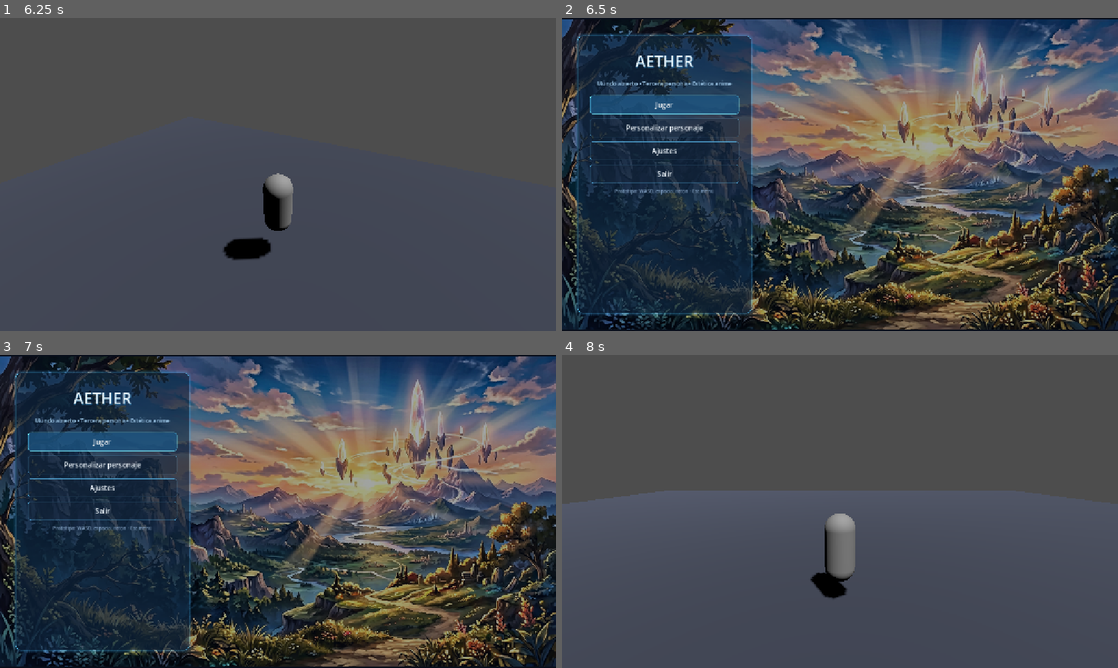
Above: before the commit, frames 1-4 (two rows, left to right).
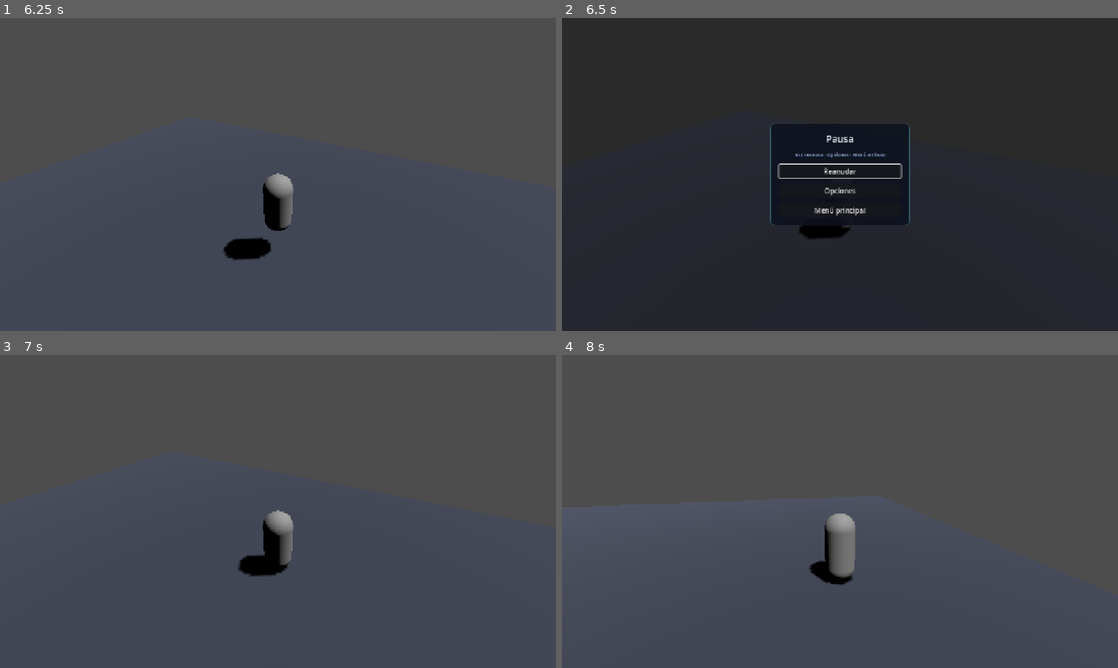
Above: after the commit, the same moments.

Repository: DLOOPUI/Aether
Game: Godot game, scene res://scenes/ui/main_menu.tscn
Same seed, same stepped clock (60 frames per second), same inputs: the game is played once before the commit and once after it.
Inputs (mouse positions are in pixels of both pictures, inside the frame that each line leads up to):
- Up to frame 1 (6.25 s): click "Ajustes" at 0.5 s; click "← Volver al menú" at 1.25 s; click "Jugar" at 2 s; tap Enter at 2.75 s; move the mouse to (305, 174) at 2.77 s; hold W from 2.78 s (still down); tap Space at 3.02, 3.77, 5.27, 6.02 s; move the mouse to (250, 174) at 3.52 s; move the mouse to (289, 168) at 4.27 s; move the mouse to (272, 180) at 5.02 s; move the mouse to (316, 177) at 5.77 s
- Up to frame 2 (6.5 s): keep holding W; tap Escape at 6.4 s
- Up to frame 3 (7 s): release W at 6.5 s; click (278, 508) at 6.5 s, where only the run after the commit has a clickable "Reanudar"
- Up to frame 4 (8 s): click (662, 442) at 7.25 s, where only the run before the commit has a clickable "Jugar"

Frame 1 is identical in both runs. In frame 2, 75% of the frame differs, in the area x 0-100%, y 0-100%; in frame 3, 92%; in frame 4, 2.7%.

Commit message:
feat: Sistema de pausa completo integrado
- pause_overlay.tscn con UI de pausa
- Integración completa en prototype_playground
- Lógica de pausa/despausa con ESC
- Conexión con sistema de ajustes desde pausa

Diff:
--- a/scenes/gameplay/prototype_playground.tscn
+++ b/scenes/gameplay/prototype_playground.tscn
@@ -1,7 +1,8 @@
-[gd_scene format=3 uid="uid://c7proto1play"]
+[gd_scene load_steps=6 format=3 uid="uid://c7proto1play"]
 
 [ext_resource type="PackedScene" uid="uid://261h5l6q5bir" path="res://scenes/gameplay/player.tscn" id="2_678b4"]
 [ext_resource type="Script" uid="uid://cr2v8qpmdanv2" path="res://scripts/gameplay/prototype_playground.gd" id="2_playground"]
+[ext_resource type="PackedScene" path="res://scenes/ui/pause_overlay.tscn" id="3_pause"]
 
 [sub_resource type="StandardMaterial3D" id="StandardMaterial3D_ground"]
 albedo_color = Color(0.22, 0.24, 0.3, 1)
@@ -31,3 +32,5 @@
 
 [node name="Player" parent="." unique_id=962220303 instance=ExtResource("2_678b4")]
 transform = Transform3D(1, 0, 0, 0, 1, 0, 0, 0, 1, 0, 4, 0)
+
+[node name="PauseOverlay" parent="." instance=ExtResource("3_pause")]
--- /dev/null
+++ b/scenes/ui/pause_overlay.tscn
@@ -0,0 +1,78 @@
+[gd_scene load_steps=3 format=3 uid="uid://d1pauseoverlay"]
+
+[ext_resource type="Script" path="res://scripts/ui/pause_overlay.gd" id="1_pause"]
+
+[sub_resource type="StyleBoxFlat" id="StyleBoxFlat_panel"]
+bg_color = Color(0.05, 0.07, 0.12, 0.88)
+border_width_left = 1
+border_width_top = 1
+border_width_right = 1
+border_width_bottom = 1
+border_color = Color(0.4, 0.85, 1.0, 0.5)
+corner_radius_top_left = 10
+corner_radius_top_right = 10
+corner_radius_bottom_right = 10
+corner_radius_bottom_left = 10
+content_margin_left = 20
+content_margin_top = 20
+content_margin_right = 20
+content_margin_bottom = 20
+
+[node name="PauseOverlay" type="CanvasLayer"]
+layer = 50
+script = ExtResource("1_pause")
+
+[node name="Dim" type="ColorRect" parent="."]
+anchors_preset = 15
+anchor_right = 1.0
+anchor_bottom = 1.0
+grow_horizontal = 2
+grow_vertical = 2
+mouse_filter = 0
+color = Color(0, 0, 0, 0.45)
+
+[node name="Center" type="CenterContainer" parent="."]
+anchors_preset = 15
+anchor_right = 1.0
+anchor_bottom = 1.0
+grow_horizontal = 2
+grow_vertical = 2
+
+[node name="Panel" type="PanelContainer" parent="Center"]
+custom_minimum_size = Vector2(320, 0)
+theme_override_styles/panel = SubResource("StyleBoxFlat_panel")
+
+[node name="VBox" type="VBoxContainer" parent="Center/Panel"]
+layout_mode = 2
+theme_override_constants/separation = 14
+
+[node name="Title" type="Label" parent="Center/Panel/VBox"]
+layout_mode = 2
+theme_override_colors/font_color = Color(0.95, 0.97, 1, 1)
+theme_override_font_sizes/font_size = 22
+text = "Pausa"
+horizontal_alignment = 1
+
+[node name="Hint" type="Label" parent="Center/Panel/VBox"]
+layout_mode = 2
+theme_override_colors/font_color = Color(0.6, 0.72, 0.88, 1)
+theme_override_font_sizes/font_size = 11
+text = "Esc reanuda · Opciones · Menú al título"
+horizontal_alignment = 1
+
+[node name="BtnResume" type="Button" parent="Center/Panel/VBox"]
+unique_name_in_owner = true
+layout_mode = 2
+text = "Reanudar"
+
+[node name="BtnSettings" type="Button" parent="Center/Panel/VBox"]
+layout_mode = 2
+text = "Opciones"
+
+[node name="BtnMenu" type="Button" parent="Center/Panel/VBox"]
+layout_mode = 2
+text = "Menú principal"
+
+[connection signal="pressed" from="Center/Panel/VBox/BtnResume" to="." method="_on_resume_button_pressed"]
+[connection signal="pressed" from="Center/Panel/VBox/BtnSettings" to="." method="_on_settings_button_pressed"]
+[connection signal="pressed" from="Center/Panel/VBox/BtnMenu" to="." method="_on_menu_button_pressed"]
--- a/scripts/gameplay/prototype_playground.gd
+++ b/scripts/gameplay/prototype_playground.gd
@@ -1,7 +1,55 @@
 extends Node3D
+
+const MAIN_MENU := &"res://scenes/ui/main_menu.tscn"
+const SETTINGS_SCENE := preload("res://scenes/ui/settings.tscn")
+
+@onready var _pause: CanvasLayer = $PauseOverlay
+
+
+func _ready() -> void:
+	_pause.hide_pause()
+	_pause.resume_pressed.connect(_on_pause_resume)
+	_pause.main_menu_pressed.connect(_on_pause_main_menu)
+	_pause.settings_pressed.connect(_on_pause_settings)
 
 
 func _unhandled_input(event: InputEvent) -> void:
 	if event is InputEventKey and event.pressed and not event.echo and event.physical_keycode == KEY_ESCAPE:
-		Input.mouse_mode = Input.MOUSE_MODE_VISIBLE
-		get_tree().change_scene_to_file(&"res://scenes/ui/main_menu.tscn")
+		if get_tree().paused:
+			return
+		_open_pause()
+
+
+func _open_pause() -> void:
+	get_tree().paused = true
+	_pause.show_pause()
+	Input.mouse_mode = Input.MOUSE_MODE_VISIBLE
+
+
+func _on_pause_resume() -> void:
+	get_tree().paused = false
+	_pause.hide_pause()
+	Input.mouse_mode = Input.MOUSE_MODE_CAPTURED
+
+
+func _on_pause_main_menu() -> void:
+	get_tree().paused = false
+	_pause.hide_pause()
+	Input.mouse_mode = Input.MOUSE_MODE_VISIBLE
+	get_tree().change_scene_to_file(MAIN_MENU)
+
+
+func _on_pause_settings() -> void:
+	var layer := CanvasLayer.new()
+	layer.process_mode = Node.PROCESS_MODE_ALWAYS
+	layer.layer = 60
+	var panel: Control = SETTINGS_SCENE.instantiate()
+	panel.exit_to_parent = true
+	panel.close_requested.connect(_on_settings_overlay_closed.bind(layer))
+	layer.add_child(panel)
+	add_child(layer)
+
+
+func _on_settings_overlay_closed(layer: CanvasLayer) -> void:
+	layer.queue_free()
+	_pause.focus_resume_button()
--- /dev/null
+++ b/scripts/ui/pause_overlay.gd
@@ -0,0 +1,48 @@
+extends CanvasLayer
+## UI de pausa: corre con el árbol en pausa (`PROCESS_MODE_ALWAYS`). Esc cierra pausa.
+
+signal resume_pressed
+signal main_menu_pressed
+signal settings_pressed
+
+
+func _ready() -> void:
+	process_mode = Node.PROCESS_MODE_ALWAYS
+	visible = false
+
+
+func _input(event: InputEvent) -> void:
+	if not visible:
+		return
+	if event is InputEventKey and event.pressed and not event.echo and event.physical_keycode == KEY_ESCAPE:
+		get_viewport().set_input_as_handled()
+		resume_pressed.emit()
+
+
+func show_pause() -> void:
+	visible = true
+	var b: Button = %BtnResume
+	if b:
+		b.grab_focus()
+
+
+func focus_resume_button() -> void:
+	var b: Button = %BtnResume
+	if b:
+		b.grab_focus()
+
+
+func hide_pause() -> void:
+	visible = false
+
+
+func _on_resume_button_pressed() -> void:
+	resume_pressed.emit()
+
+
+func _on_menu_button_pressed() -> void:
+	main_menu_pressed.emit()
+
+
+func _on_settings_button_pressed() -> void:
+	settings_pressed.emit()
--- a/scripts/ui/settings.gd
+++ b/scripts/ui/settings.gd
@@ -1,6 +1,11 @@
 extends Control
 
 const MAIN_MENU := &"res://scenes/ui/main_menu.tscn"
+
+## Si es true, "Volver" y Esc emiten `close_requested` en lugar de ir al menú (p. ej. desde la pausa).
+var exit_to_parent: bool = false
+
+signal close_requested
 
 @onready var _slider_vol: HSlider = $SafeArea/MainLayout/LeftPanel/Margin/Column/SliderVol
 @onready var _slider_mouse: HSlider = $SafeArea/MainLayout/LeftPanel/Margin/Column/SliderMouse
@@ -10,6 +15,8 @@
 
 func _ready() -> void:
 	Input.mouse_mode = Input.MOUSE_MODE_VISIBLE
+	if exit_to_parent:
+		_btn_back.text = "← Volver a la pausa"
 	_slider_vol.value_changed.connect(func(v: float) -> void: GameSettings.set_master_volume_linear(v))
 	_slider_mouse.value_changed.connect(func(v: float) -> void: GameSettings.set_mouse_sensitivity_multiplier(v))
 	_chk_full.toggled.connect(func(on: bool) -> void: GameSettings.set_fullscreen(on))
@@ -28,4 +35,7 @@
 
 
 func _go_back() -> void:
-	get_tree().change_scene_to_file(MAIN_MENU)
+	if exit_to_parent:
+		close_requested.emit()
+	else:
+		get_tree().change_scene_to_file(MAIN_MENU)
Not shown, added: .github/workflows/godot-ci.yml
